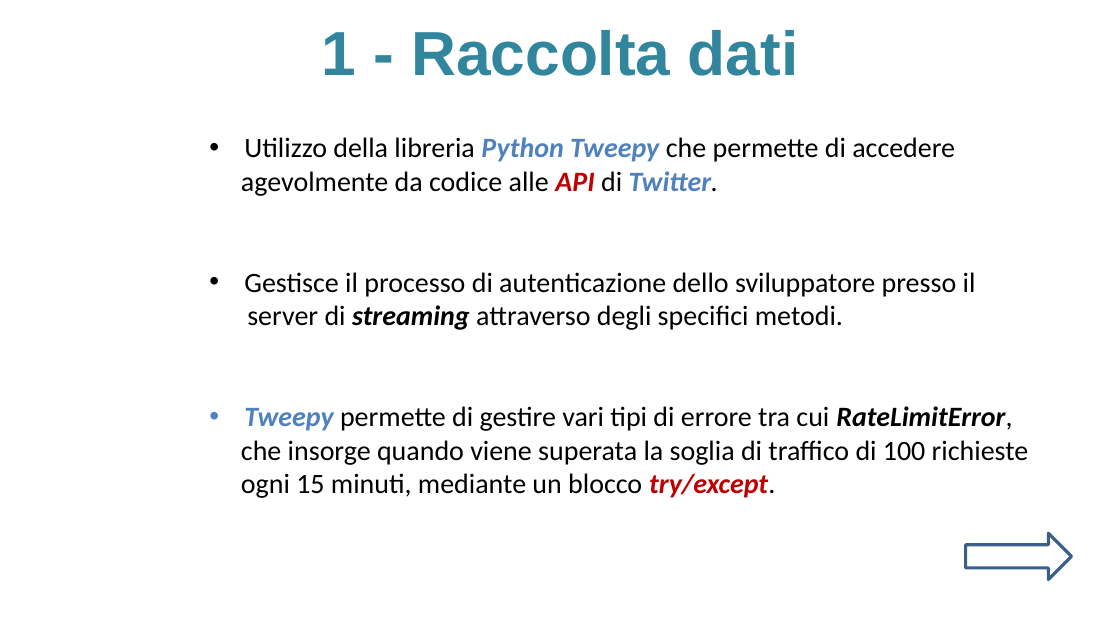
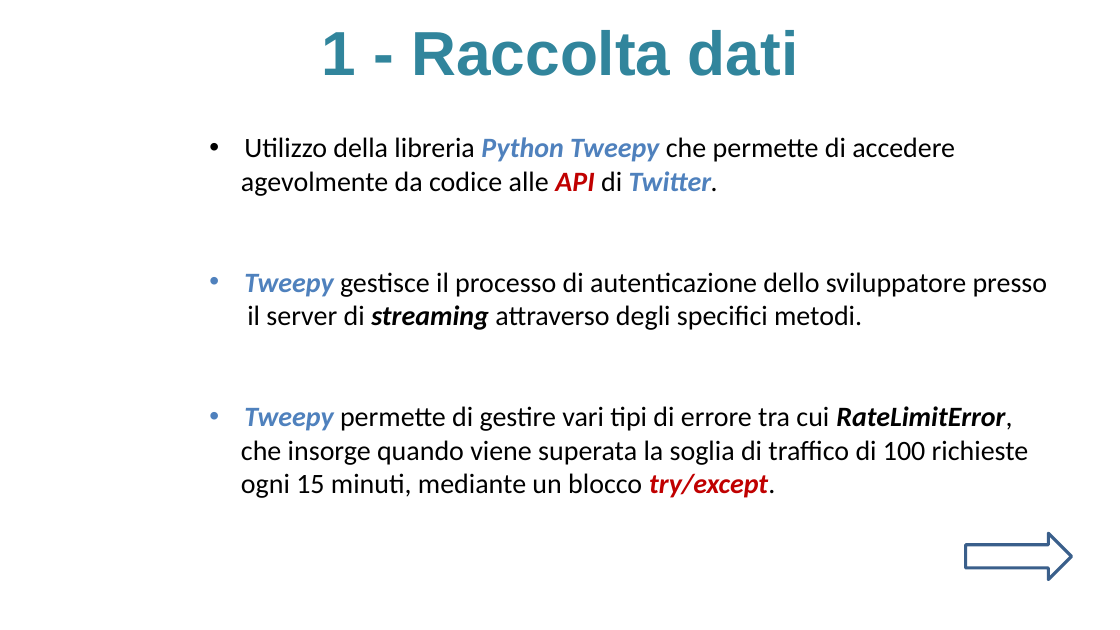
Before and after one commit to sidious1991/TesiLatex, a slide deck: slide 16 of PRESENTAZIONE_TESI/presentazione_agostini_stefano_16_9.pptx. Drawn at 1120x630 pixels with LibreOffice and Linux fonts; fonts in the diff are those of the drawing; background and template pictures are left out. Boxes give left, top, right and bottom in pixels: in the first picture for what was removed or moved away, otherwise in the second. Text is boxed around its words. In the diff, an @@ line names an element or a change of style, - is before the commit and + after.

```diff
--- a/PRESENTAZIONE_TESI/presentazione_agostini_stefano_16_9.pptx
+++ b/PRESENTAZIONE_TESI/presentazione_agostini_stefano_16_9.pptx
@@ text at [244,272,1048,330]: text changed @@
-• Gestisce il processo di autenticazione dello sviluppatore presso il
-server di streaming attraverso degli specifici metodi.
+• Tweepy gestisce il processo di autenticazione dello sviluppatore presso
+il server di streaming attraverso degli specifici metodi.
```
Also in this commit, not shown: 4 other slides changed, 1 other file.
